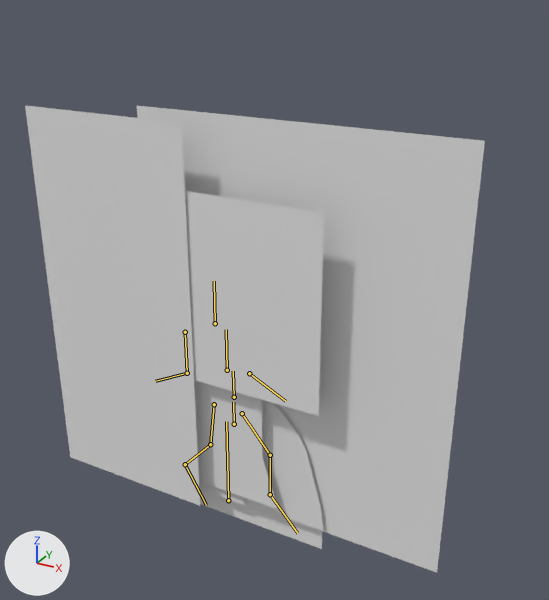
One commit to the FBX model Unity/Assets/Arcadians/AvatarMale/avatarMale.fbx: the scene before it, then after it.
One viewpoint serves both versions: a 50 mm camera at (3.74, -5.75, 5.43) aimed at (0.45, 0.23, 2.44). The axes (+X, +Y, +Z) are drawn at lower left. The lights are the same throughout. The bones that bend it are drawn over the model as lines.

Names of what the first picture shows: 'avatar.Male'.
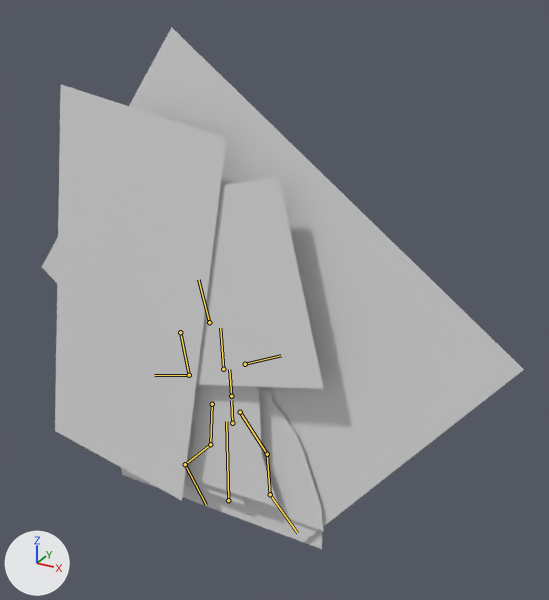
The newer file adds an action. The first version stands in its rest pose; the second is drawn at frame 15 of the action 'male.armature|f.skillCast'.

What differs and where, as boxes (x1, y1, x2, y2) in the pictures (549 x 600 px):
'avatar.Male', posed (12% taller): before (25, 106, 485, 573); after (42, 27, 524, 549)
bone 'b_Spine.001', root to tip: before (234, 424) to (233, 402); after (232, 423) to (231, 400)
bone 'b_Spine.002', root to tip: before (234, 397) to (233, 371); after (231, 396) to (229, 369)
bone 'b_Head', root to tip: before (215, 323) to (214, 281); after (209, 322) to (198, 279)
bone 'b_LArm', root to tip: before (249, 373) to (285, 401); after (245, 364) to (281, 355)
bone 'b_RArm.001', root to tip: before (185, 332) to (187, 373); after (180, 332) to (189, 375)
bone 'b_RArm.002', root to tip: before (187, 373) to (155, 381); after (189, 375) to (154, 375)
bone 'b_LLeg.001', root to tip: before (242, 413) to (270, 455); after (240, 412) to (267, 454)
bone 'b_LLeg.002', root to tip: before (270, 455) to (270, 494); after (267, 454) to (270, 494)
bone 'b_RLeg.001', root to tip: before (214, 404) to (210, 444); after (212, 404) to (210, 444)

The change in detail:
Bone 'b_Spine.001' (bone_b_spine_001) moves from (0.0, 0.0, 0.0) to (-0.016, 0.008, 0.0).
Bone 'b_Spine.001' (bone_b_spine_001) turns from (0, 0, 0) to (0, 0, 2) degrees about its own x, y and z.
Bone 'b_Spine.002' (bone_b_spine_002) turns from (0, 0, 0) to (0, 0, 1) degrees about its own x, y and z.
Bone 'b_Head' (bone_b_head) turns from (0, 0, 0) to (0, 0, 11) degrees about its own x, y and z.
Bone 'b_LArm' (bone_b_larm) moves from (0.0, 0.0, 0.0) to (-0.065, -0.035, 0.0).
Bone 'b_LArm' (bone_b_larm) turns from (0, 0, 0) to (0, 0, 50) degrees about its own x, y and z.
Bone 'b_RArm.001' (bone_b_rarm_001) turns from (0, 0, 0) to (0, 0, 7) degrees about its own x, y and z.
Bone 'b_RArm.002' (bone_b_rarm_002) turns from (0, 0, 0) to (0, 0, -19) degrees about its own x, y and z.
Bone 'b_LLeg.001' (bone_b_lleg_001) turns from (0, 0, 0) to (0, 0, -4) degrees about its own x, y and z.
Bone 'b_LLeg.002' (bone_b_lleg_002) turns from (0, 0, 0) to (0, 0, 7) degrees about its own x, y and z.
Bone 'b_LFoot' (bone_b_lfoot) turns from (0, 0, 0) to (0, 0, -4) degrees about its own x, y and z.
Bone 'b_RLeg.001' (bone_b_rleg_001) turns from (0, 0, 0) to (0, 0, 1) degrees about its own x, y and z.
Bone 'b_RLeg.002' (bone_b_rleg_002) turns from (0, 0, 0) to (0, 0, -3) degrees about its own x, y and z.
